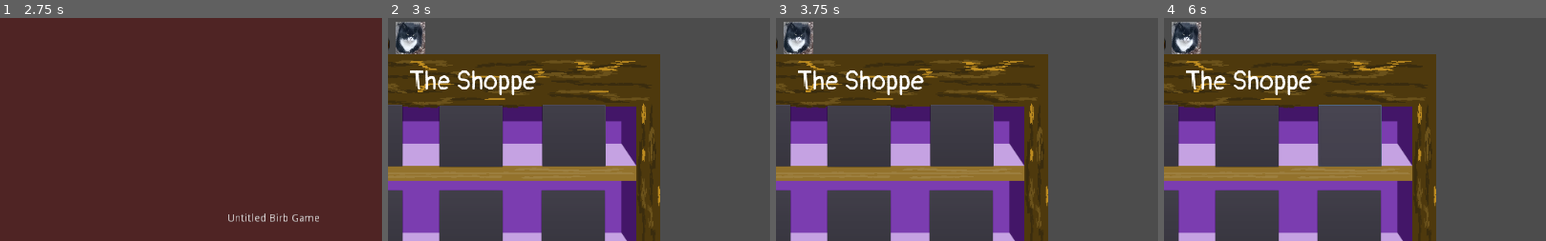
Above: before the commit, frames 1-4 (left to right).
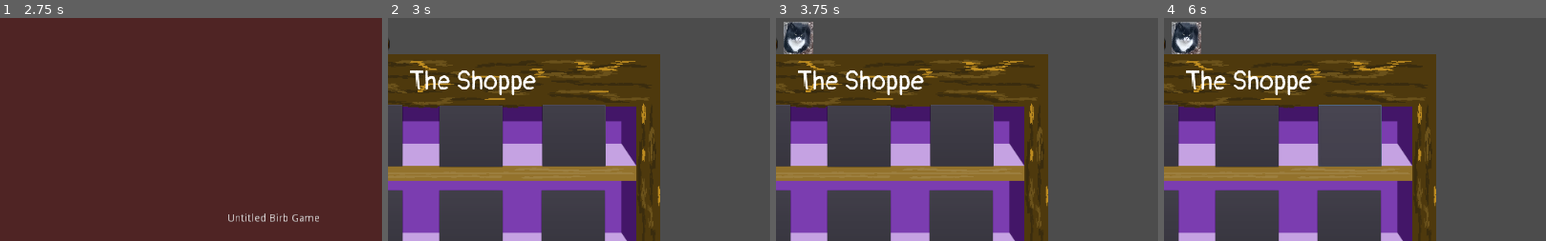
Above: after the commit, the same moments.

Repository: Binney/tori-atsume
Game: Godot game, scene res://Splash.tscn
Same seed, same stepped clock (60 frames per second), same inputs: the game is played once before the commit and once after it.
Inputs (mouse positions are % of the whole screen's width and height, from its top left):
- Up to frame 1 (2.75 s): click "Enter garden" at 0.5 s; click "Enter garden" at 1.25 s; click "Shop" at 2 s
- Up to frame 2 (3 s): click "To the shop" at 2.75 s
- Up to frame 3 (3.75 s): click "Buy" at 3.5 s
- Up to frame 4 (6 s): click (12, 26) at 4.25 s; click (25, 27) at 5 s; click (39, 26) at 5.75 s
The pictures show only the part of the screen within x 14-64%, y 0-50%; the shares and areas given below are measured in that part.

Frame 1 is identical in both runs. In frame 2, 0.9% of the frame differs, in the area x 2-10%, y 1-17%; in frame 3, less than 0.1%; in frame 4, less than 0.1%.

Commit message:
increment generic item in inventory

Diff:
--- a/project/Garden.tscn
+++ b/project/Garden.tscn
@@ -36,30 +36,30 @@
 texture = ExtResource( 3 )
 
 [node name="Bucket1" type="TextureRect" parent="Background/BirdTable"]
-margin_left = 19.7611
-margin_top = 32.3745
-margin_right = 59.7611
-margin_bottom = 72.3745
+margin_left = 14.8113
+margin_top = 28.8389
+margin_right = 54.8113
+margin_bottom = 68.8389
 texture = ExtResource( 1 )
 __meta__ = {
 "_edit_use_anchors_": false
 }
 
 [node name="Bucket2" type="TextureRect" parent="Background/BirdTable"]
-margin_left = 57.6014
-margin_top = 32.3745
-margin_right = 97.6014
-margin_bottom = 72.3745
+margin_left = 64.3189
+margin_top = 28.4854
+margin_right = 104.319
+margin_bottom = 68.4854
 texture = ExtResource( 1 )
 __meta__ = {
 "_edit_use_anchors_": false
 }
 
 [node name="Bucket3" type="TextureRect" parent="Background/BirdTable"]
-margin_left = 102.589
-margin_top = 31.9541
-margin_right = 142.589
-margin_bottom = 71.9541
+margin_left = 106.832
+margin_top = 29.1257
+margin_right = 146.832
+margin_bottom = 69.1257
 texture = ExtResource( 1 )
 __meta__ = {
 "_edit_use_anchors_": false
--- a/project/Inventory.tscn
+++ b/project/Inventory.tscn
@@ -1,6 +1,5 @@
-[gd_scene load_steps=4 format=2]
+[gd_scene load_steps=3 format=2]
 
-[ext_resource path="res://itemart/loafcat.PNG" type="Texture" id=1]
 [ext_resource path="res://InventoryManagement.gd" type="Script" id=2]
 [ext_resource path="res://sprites/coins1.png" type="Texture" id=3]
 
@@ -38,23 +37,23 @@
 
 [node name="Items" type="HBoxContainer" parent="HBoxContainer"]
 margin_left = 96.0
-margin_right = 192.0
+margin_right = 152.0
 margin_bottom = 44.0
 
 [node name="Money" type="MarginContainer" parent="HBoxContainer/Items"]
 margin_right = 52.0
 margin_bottom = 44.0
 
-[node name="HBoxContainer" type="HBoxContainer" parent="HBoxContainer/Items/Money"]
+[node name="MoneyBox" type="HBoxContainer" parent="HBoxContainer/Items/Money"]
 margin_right = 52.0
 margin_bottom = 44.0
 size_flags_horizontal = 0
 
-[node name="Labels" type="VBoxContainer" parent="HBoxContainer/Items/Money/HBoxContainer"]
+[node name="Labels" type="VBoxContainer" parent="HBoxContainer/Items/Money/MoneyBox"]
 margin_right = 18.0
 margin_bottom = 44.0
 
-[node name="Title" type="Label" parent="HBoxContainer/Items/Money/HBoxContainer/Labels"]
+[node name="Title" type="Label" parent="HBoxContainer/Items/Money/MoneyBox/Labels"]
 margin_right = 18.0
 margin_bottom = 14.0
 size_flags_horizontal = 0
@@ -62,7 +61,7 @@
 custom_colors/font_color = Color( 0.964706, 0.929412, 0.929412, 1 )
 text = "GP"
 
-[node name="Counter" type="Label" parent="HBoxContainer/Items/Money/HBoxContainer/Labels"]
+[node name="Counter" type="Label" parent="HBoxContainer/Items/Money/MoneyBox/Labels"]
 margin_top = 18.0
 margin_right = 8.0
 margin_bottom = 32.0
@@ -72,7 +71,7 @@
 text = "0"
 valign = 2
 
-[node name="Background" type="NinePatchRect" parent="HBoxContainer/Items/Money/HBoxContainer"]
+[node name="Background" type="NinePatchRect" parent="HBoxContainer/Items/Money/MoneyBox"]
 margin_left = 22.0
 margin_right = 52.0
 margin_bottom = 44.0
@@ -80,27 +79,12 @@
 size_flags_horizontal = 0
 texture = ExtResource( 3 )
 
-[node name="dummyitem" type="MarginContainer" parent="HBoxContainer/Items"]
+[node name="ItemBox" type="HBoxContainer" parent="HBoxContainer/Items"]
 margin_left = 56.0
-margin_right = 96.0
+margin_right = 56.0
 margin_bottom = 44.0
-
-[node name="Background" type="NinePatchRect" parent="HBoxContainer/Items/dummyitem"]
-margin_right = 40.0
-margin_bottom = 44.0
-rect_min_size = Vector2( 40, 40 )
-texture = ExtResource( 1 )
-
-[node name="Title" type="TextureRect" parent="HBoxContainer/Items/dummyitem"]
-margin_right = 40.0
-margin_bottom = 44.0
-
-[node name="Number" type="Label" parent="HBoxContainer/Items/dummyitem"]
-margin_top = 15.0
-margin_right = 40.0
-margin_bottom = 29.0
 [connection signal="button_up" from="HBoxContainer/Buttons/ShopButton" to="." method="_on_ShopButton_button_up"]
 [connection signal="pressed" from="HBoxContainer/Buttons/ShopButton" to="." method="_on_ShopButton_pressed"]
 [connection signal="button_up" from="HBoxContainer/Buttons/GardenButton" to="." method="_on_GardenButton_button_up"]
 [connection signal="pressed" from="HBoxContainer/Buttons/GardenButton" to="." method="_on_GardenButton_pressed"]
-[connection signal="draw" from="HBoxContainer/Items/Money/HBoxContainer/Labels/Counter" to="." method="_on_Counter_draw"]
+[connection signal="draw" from="HBoxContainer/Items/Money/MoneyBox/Labels/Counter" to="." method="_on_Counter_draw"]
--- a/project/InventoryManagement.gd
+++ b/project/InventoryManagement.gd
@@ -6,6 +6,10 @@
 # var b = "text"
 onready var money = null
 const START_MONEY = 10
+
+const generic_item = preload("Item.gd")
+const Item = preload("res://Item.tscn")
+
 # Called when the node enters the scene tree for the first time.
 func _ready():
 	money = START_MONEY
@@ -28,13 +32,28 @@
 	# val is positive or negative int to update money with
 	if money:
 		money += val
-		$HBoxContainer/Items/Money/HBoxContainer/Labels/Counter.text = str(money)
+		$HBoxContainer/Items/Money/MoneyBox/Labels/Counter.text = str(money)
 
+func _increment_item(item_name):
+	print(Inventory.get_node("HBoxContainer/Items/ItemBox"))
+	var items = Inventory.get_node("HBoxContainer/Items/ItemBox").get_children()
+	var found = false
+	for i in items:
+		if i.item_name == item_name:
+			found = true
+			i._update_count(1)
+			break
+	if not found:
+		Inventory.get_node("HBoxContainer/Items/ItemBox").add_child(Item.instance())
+
+func _add_to_inventory(item_name):
+	_increment_item(item_name)
 
 func _on_ShopButton_button_up():
 	#money += 50
 	ShopScreen.show()
 	Garden.hide()
+	#_add_to_inventory("GenericItem")
 	#get_node("GardenButton").text = "Back to garden view"
 	#_update_Money(50)
 
@@ -52,4 +71,4 @@
 
 
 func _on_Counter_draw():
-	$HBoxContainer/Items/Money/HBoxContainer/Labels/Counter.text = str(money)
+	$HBoxContainer/Items/Money/MoneyBox/Labels/Counter.text = str(money)
--- a/project/Item.gd
+++ b/project/Item.gd
@@ -4,12 +4,18 @@
 # Declare member variables here. Examples:
 export var item_name = 'GenericItem'
 export(int) var item_cost = 1
-export var item_texture = ''
-
+export var item_texture = 'res://itemart/loafcat.PNG'
+export var count = 1
 # Called when the node enters the scene tree for the first time.
 func _ready():
-	$ItemSprite.texture = load(item_texture)
+	$Texture.texture = load(item_texture)
+	$Texture.rect_size.x = 30
+	$Texture.rect_size.y = 44
+	$ItemCount.text = "1"
 
+func _update_count(val):
+	count += val
+	$ItemCount.text = str(count)
 
 # Called every frame. 'delta' is the elapsed time since the previous frame.
 #func _process(delta):
--- a/project/Item.tscn
+++ b/project/Item.tscn
@@ -5,5 +5,19 @@
 [node name="Item" type="Node2D"]
 script = ExtResource( 1 )
 
-[node name="ItemSprite" type="Sprite" parent="."]
-scale = Vector2( 0.5, 0.5 )
+[node name="Texture" type="TextureRect" parent="."]
+margin_right = 40.0
+margin_bottom = 40.0
+rect_min_size = Vector2( 40, 40 )
+expand = true
+__meta__ = {
+"_edit_use_anchors_": false
+}
+
+[node name="ItemCount" type="Label" parent="."]
+margin_right = 10.0
+margin_bottom = 44.0
+custom_colors/font_color = Color( 0.976471, 0.976471, 0.976471, 1 )
+__meta__ = {
+"_edit_use_anchors_": false
+}
--- a/project/ShopScreen.gd
+++ b/project/ShopScreen.gd
@@ -19,4 +19,4 @@
 
 func _on_Buy_button_up():
 	#BUY ITEMS
-	pass # Replace with function body.
+	InventoryManagement._add_to_inventory("GenericItem")
